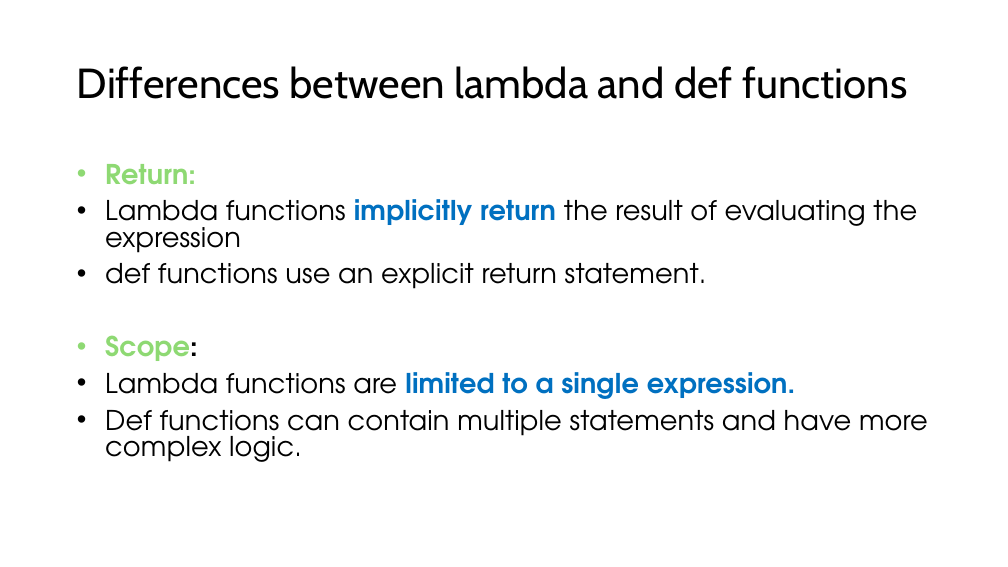
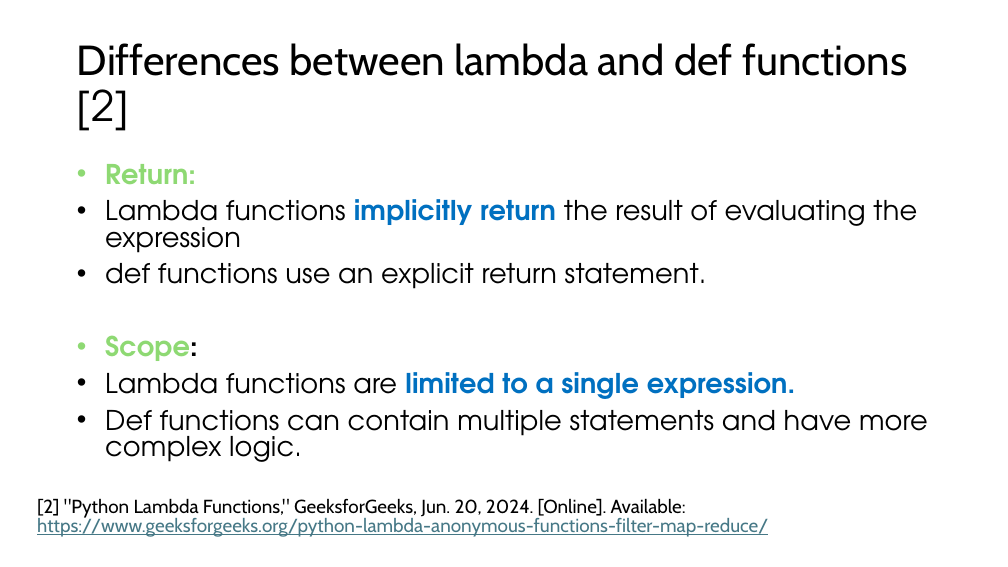
Before and after one commit to page10/Presentation, a slide deck: slide 6 of Presentation Lambda Function 4.pptx. Drawn at 1008x567 pixels with LibreOffice and Linux fonts; fonts in the diff are those of the drawing. Boxes give left, top, right and bottom in pixels: in the first picture for what was removed or moved away, otherwise in the second. Text is boxed around its words. In the diff, an @@ line names an element or a change of style, - is before the commit and + after.

```diff
--- a/Presentation Lambda Function 4.pptx
+++ b/Presentation Lambda Function 4.pptx
@@ title at [77, 43, 907, 131]: text changed @@
-Differences between lambda and def functions
+Differences between lambda and def functions [2]
@@ text added at [37, 498, 768, 537], 18 pt, text #467886, underline @@
+[2] "Python Lambda Functions," GeeksforGeeks, Jun. 20, 2024. [Online]. Available: https://www.geeksforgeeks.org/python-lambda-anonymous-functions-filter-map-reduce/
```
Also in this commit, not shown: 4 other slides changed, 1 slide removed, 2 other files.
